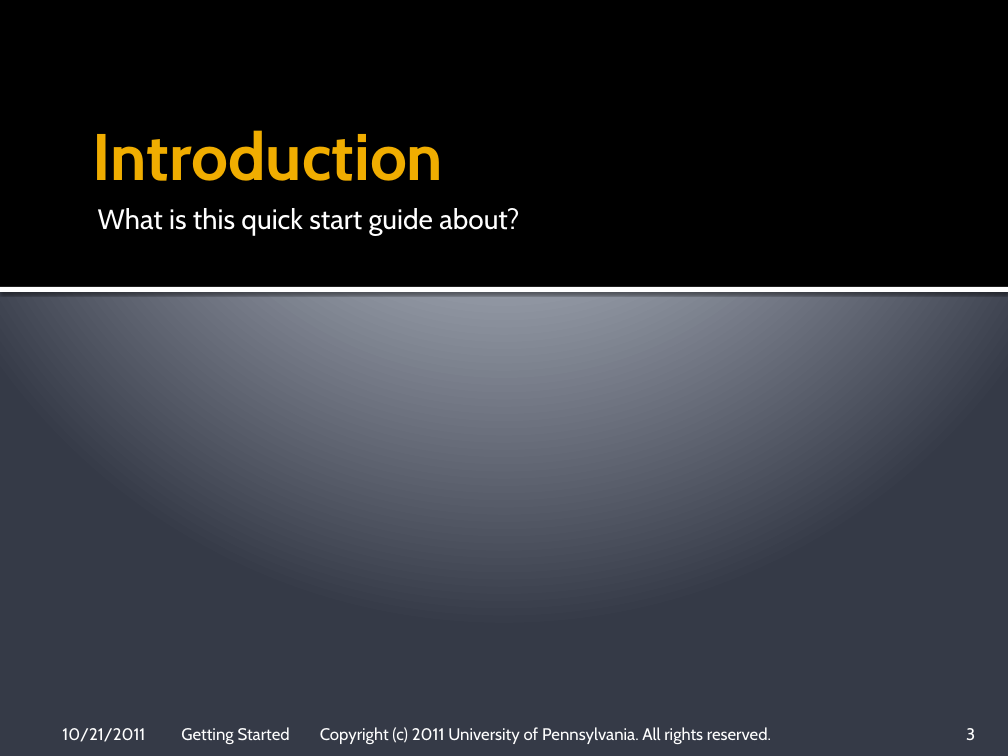
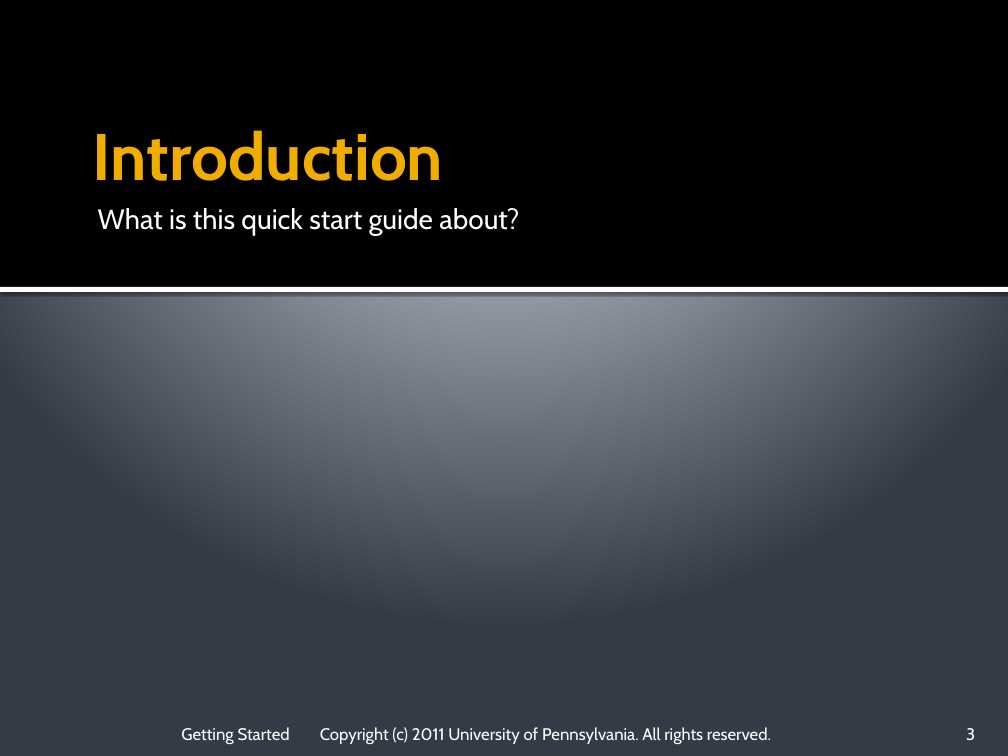
Before and after one commit to cmake-basis/legacy, a slide deck: slide 3 of doc/tutorials/BASIS Quick Start Guide - 01 Getting Started.pptx. Drawn at 1008x756 pixels with LibreOffice and Linux fonts; fonts in the diff are those of the drawing; background and template pictures are left out. Boxes give left, top, right and bottom in pixels: in the first picture for what was removed or moved away, otherwise in the second. Text is boxed around its words. In the diff, an @@ line names an element or a change of style, - is before the commit and + after.

```diff
--- a/doc/tutorials/BASIS Quick Start Guide - 01 Getting Started.pptx
+++ b/doc/tutorials/BASIS Quick Start Guide - 01 Getting Started.pptx
@@ text removed at (x1=62, y1=728, x2=145, y2=742) @@
-10/21/2011
```
Also in this commit, not shown: 10 other slides changed.
